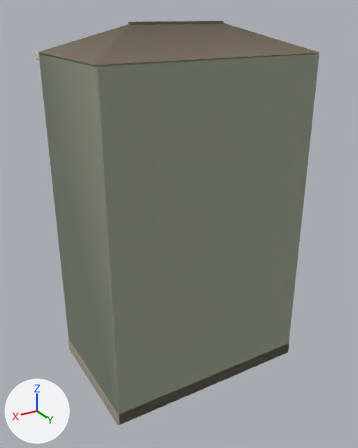
What one commit did to the glTF model assets/rooms/market_plaza/facade_generic_2.glb.
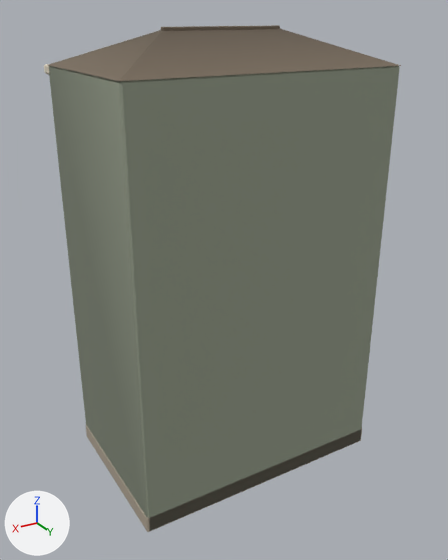
The first picture shows the older version from a 50 mm camera at (4.43, 7.4, 6.63) aimed at (-0.07, -0.09, 2.88). The close-ups show the older and then the newer version on the part from 0% to 100% of the width and 0% to 100% of the height of that picture. Only the edits that show in the close-ups are written down. The lights are fixed; the arrows at lower left show +X, +Y and +Z. Vertices at exactly the same position are counted once.

The first close-up shows 'facade_generic_2'.
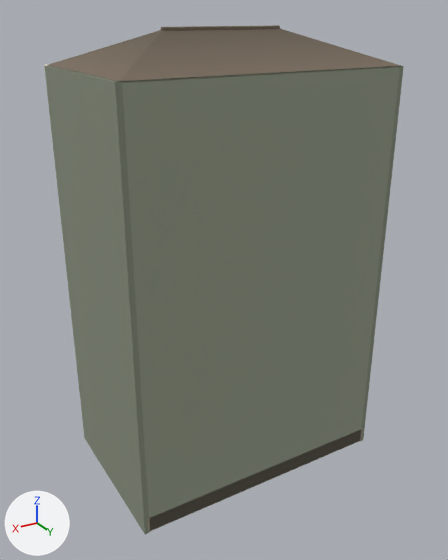
Changed parts and their boxes (x1, y1, x2, y2) in the close-ups (448 x 560 px):
'facade_generic_2', reshaped: before (44, 25, 401, 532); after (44, 25, 404, 534)
part 1 of me_cube_1017, added: after (361, 66, 404, 441)
part 2 of me_cube_1017, added: after (44, 66, 150, 534)

The change, as a list of edits to the scene's bpy script:
```text
Change me_cube_1017:
    used by ob_facade_generic_2; location = (0.0, 0.0, 0.0)
    remove me_cube_1017.from_pydata(...)  # 2476 vertices, 4588 faces; spans x -1.98..1.98, y -1.88..1.25, z 0.0..6.48
    add me_cube_1017.from_pydata(...)  # 2492 vertices, 4612 faces; spans x -2.01..2.01, y -1.88..1.25, z 0.0..6.48
    me_cube_1017 part 1: a new loose piece, a box spanning x -2.01..-1.94, y -1.228..1.245, z 0.0..5.995, in mat_landmark_vertex_paint
    me_cube_1017 part 2: a new loose piece, a box spanning x 1.94..2.01, y -1.23..1.245, z 0.0..5.995, in mat_landmark_vertex_paint
```
